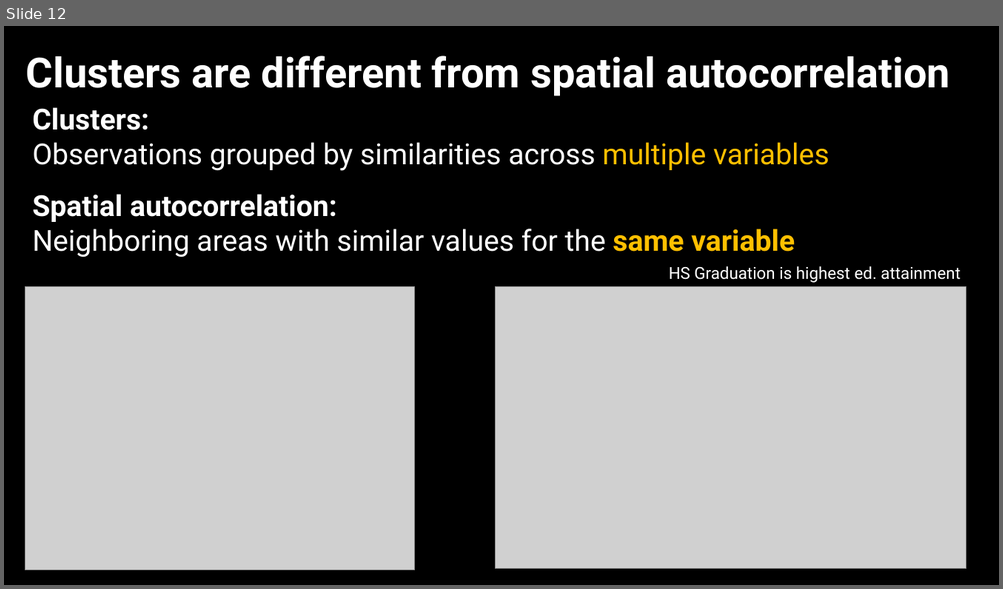
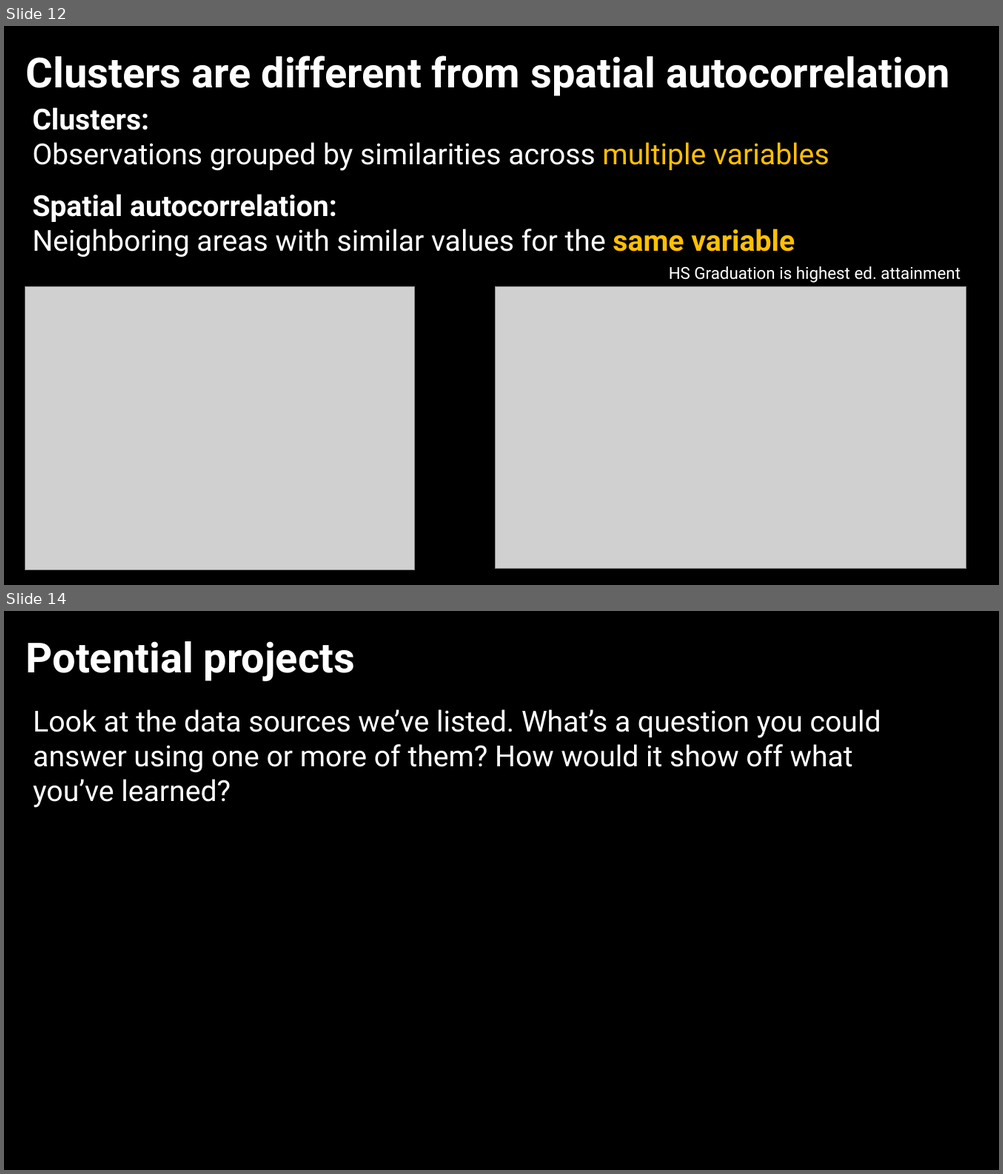
Before and after one commit to jshannon75/geog4300, a slide deck: in_class_slides/geog4300_W13-1 Clustering; Final project.pptx. Shown one above the other, each under a label of ours: slide 12 before the commit, slides 12 and 14 after it; the slides between them are not shown. The pictures are 1003x589 and 1003x1174 pixels, drawn with LibreOffice and Linux fonts; fonts in the diff are those of the drawing; grey boxes stand for pictures; background and template pictures are left out. Boxes give left, top, right and bottom in pixels: in the first picture for what was removed or moved away, otherwise in the second. Text is boxed around its words. In the diff, an @@ line names an element or a change of style, - is before the commit and + after.

```diff
--- a/in_class_slides/geog4300_W13-1 Clustering; Final project.pptx
+++ b/in_class_slides/geog4300_W13-1 Clustering; Final project.pptx
@@ slide 14 added at <box>4,611,999,1170</box>, background picture (left out) @@
@@ text added at <box>26,641,355,681</box>, 40 pt, text #FFFFFF, bold @@
+Potential projects
@@ text added at <box>33,709,881,808</box>, 28 pt, text #FFFFFF @@
+Look at the data sources we’ve listed. What’s a question you could answer using one or more of them? How would it show off what you’ve learned?
```
Also in this commit, not shown: 1 other slide added, 2 other files.
